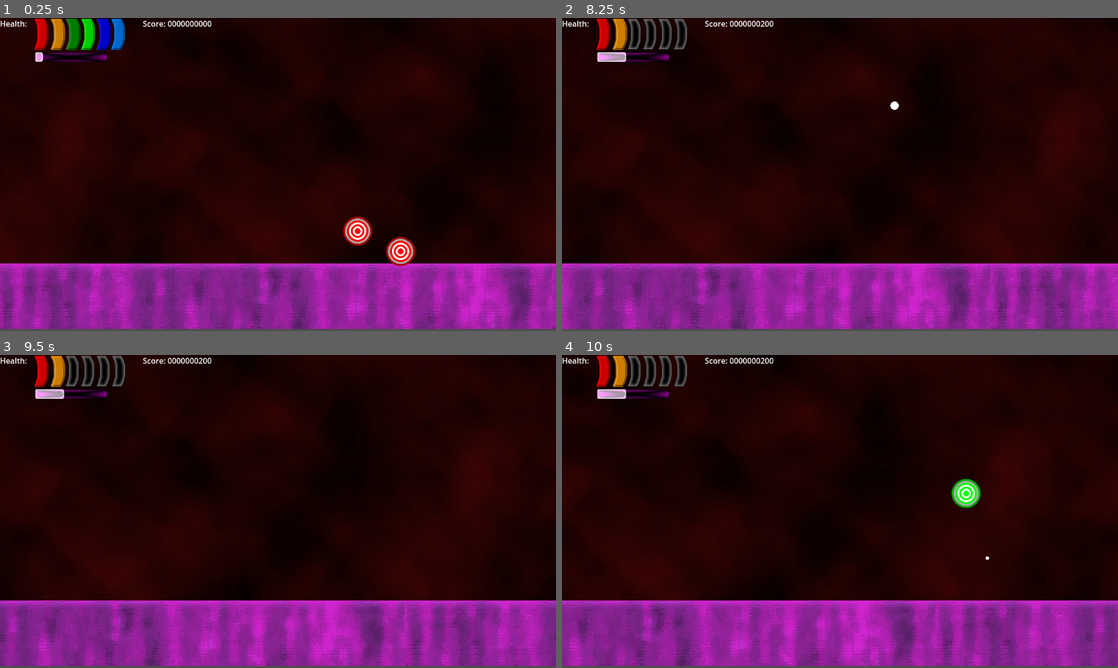
Above: before the commit, frames 1-4 (two rows, left to right).
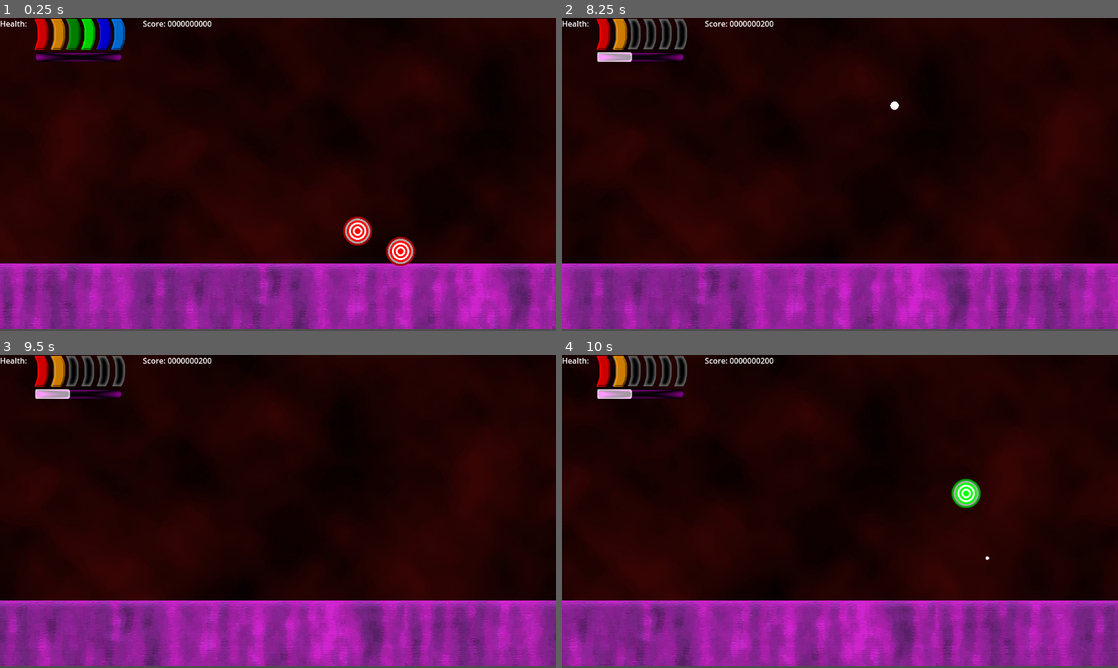
Above: after the commit, the same moments.

Repository: davididev/lightgungame
Game: Godot game, scene res://Scenes/Bonus1.tscn
Two runs of this game, one before a commit and one after it. Both use one fixed random seed, a clock stepped at 60 frames per second and the inputs below.
Inputs (mouse positions are in pixels of both pictures, inside the frame that each line leads up to):
- Up to frame 1 (0.25 s): no input
- Up to frame 2 (8.25 s): move the mouse to (962, 158) at 0.52 s; click (962, 158) at 0.67 s; move the mouse to (728, 190) at 1.27 s; click (728, 190) at 1.42 s; move the mouse to (895, 105) at 2.02 s; click (895, 105) at 2.17 s; move the mouse to (812, 237) at 2.77 s; click (812, 237) at 2.92 s; move the mouse to (1006, 221) at 3.52 s; click (1006, 221) at 3.67 s; move the mouse to (673, 127) at 4.27 s; click (673, 127) at 4.42 s; move the mouse to (867, 174) at 5.02 s; click (867, 174) at 5.17 s; move the mouse to (756, 96) at 5.77 s; click (756, 96) at 5.92 s; move the mouse to (962, 158) at 6.52 s; click (962, 158) at 6.67 s; move the mouse to (728, 190) at 7.27 s; click (728, 190) at 7.42 s; move the mouse to (895, 105) at 8.02 s; click (895, 105) at 8.17 s
- Up to frame 3 (9.5 s): move the mouse to (250, 574) at 8.77 s; click (250, 574) at 8.92 s
- Up to frame 4 (10 s): move the mouse to (1006, 558) at 9.52 s; click (1006, 558) at 9.67 s

The runs differ from the first frame. In frame 1, 0.2% of the frame differs, in the area x 6-22%, y 10-14%; in frame 2, 0.2%; in frame 3, 0.2%; in frame 4, 0.2%.

Commit message:
Quick patch
Make the forcefield bar invisible if set to 0.
Also make the width of the forcefield bar match the width of the health bar

Diff:
--- a/Prefabs/Player.tscn
+++ b/Prefabs/Player.tscn
@@ -101,14 +101,14 @@
 [node name="ForcefieldChargeBG" type="TextureRect" parent="CanvasLayer"]
 offset_left = 73.0
 offset_top = 71.0
-offset_right = 223.0
+offset_right = 253.0
 offset_bottom = 91.0
 texture = ExtResource("6_emh5t")
 
 [node name="ForcefieldChargeFG" type="NinePatchRect" parent="CanvasLayer/ForcefieldChargeBG"]
 material = SubResource("CanvasItemMaterial_pxakj")
 layout_mode = 0
-offset_right = 150.0
+offset_right = 180.0
 offset_bottom = 20.0
 texture = ExtResource("7_p2ehw")
 patch_margin_left = 8
--- a/Prefabs/PlayerUI.gd
+++ b/Prefabs/PlayerUI.gd
@@ -53,6 +53,10 @@
 
 
 func set_forcefield_perc(perc : float):
+	if perc == 0.0:
+		get_node("ForcefieldChargeBG/ForcefieldChargeFG").visible = false;
+	else:
+		get_node("ForcefieldChargeBG/ForcefieldChargeFG").visible = true;
 	var s = get_node("ForcefieldChargeBG/ForcefieldChargeFG").size;
-	s.x = 150 * perc;
+	s.x = 180.0 * perc;
 	get_node("ForcefieldChargeBG/ForcefieldChargeFG").size = s;
